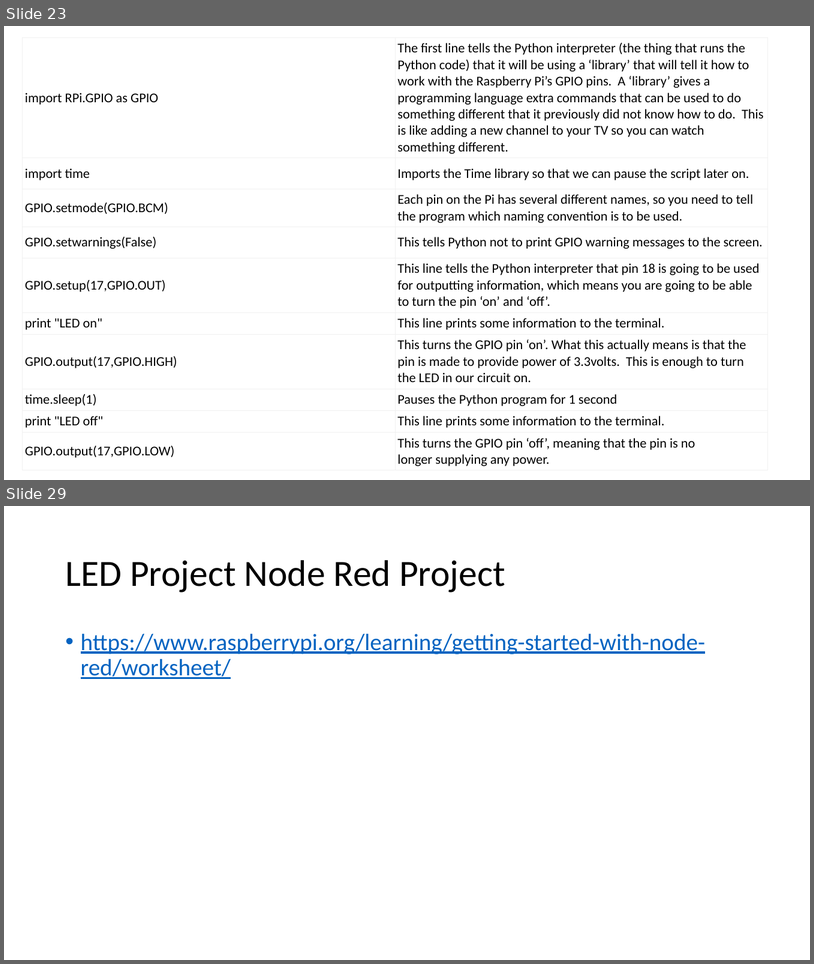
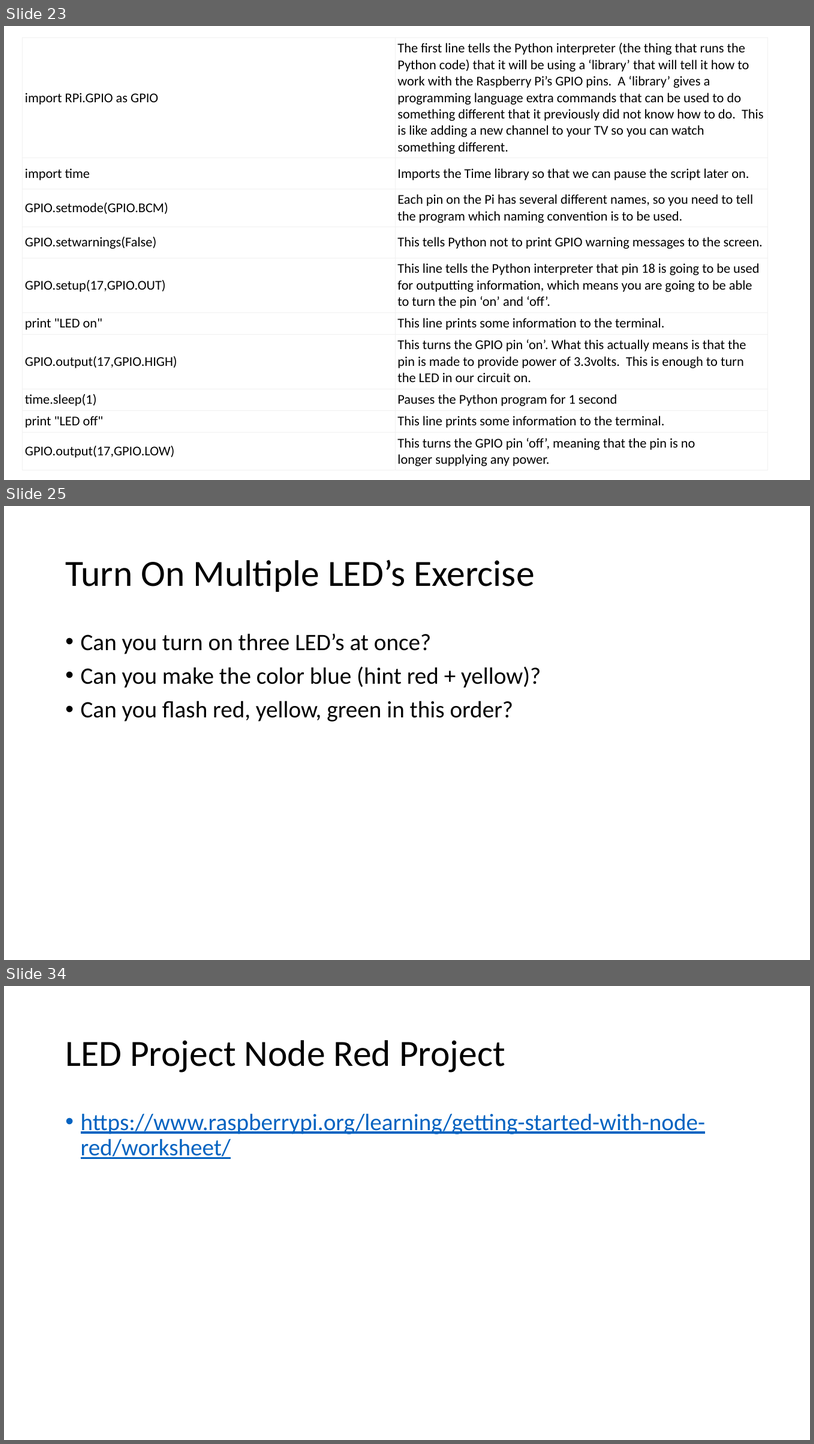
Before and after one commit to mluckenbill/philly-code-camp-2017-1, a slide deck: Philadelphia Code Camp.pptx. Shown one above the other, each under a label of ours: slides 23 and 29 before the commit, slides 23, 25 and 34 after it; the slides between them are not shown. The pictures are 814x964 and 814x1444 pixels, drawn with LibreOffice and Linux fonts; fonts in the diff are those of the drawing. Boxes give left, top, right and bottom in pixels: in the first picture for what was removed or moved away, otherwise in the second. Text is boxed around its words. In the diff, an @@ line names an element or a change of style, - is before the commit and + after.

Commit message:
updated flashing

```diff
--- a/Philadelphia Code Camp.pptx
+++ b/Philadelphia Code Camp.pptx
@@ slide 25 added at (x1=4, y1=506, x2=810, y2=960), background #FFFFFF @@
@@ title added at (x1=65, y1=560, x2=535, y2=592), 44 pt, text #000000 @@
+Turn On Multiple LED’s Exercise
@@ text added at (x1=81, y1=633, x2=541, y2=721), 28 pt, text #000000 @@
+• Can you turn on three LED’s at once?
+• Can you make the color blue (hint red + yellow)?
+• Can you flash red, yellow, green in this order?
@@ what was slide 29 is now slide 34 @@
```
Also in this commit, not shown: 4 slides changed, 8 other slides added, 4 slides removed, 1 other file.
